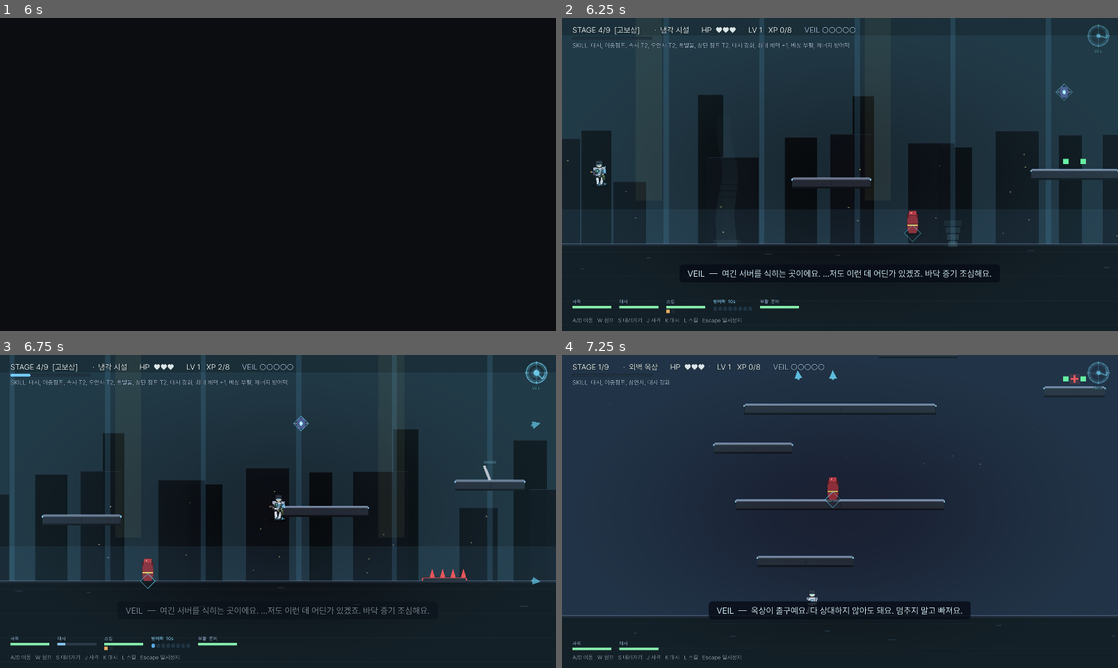
Above: before the commit, frames 1-4 (two rows, left to right).
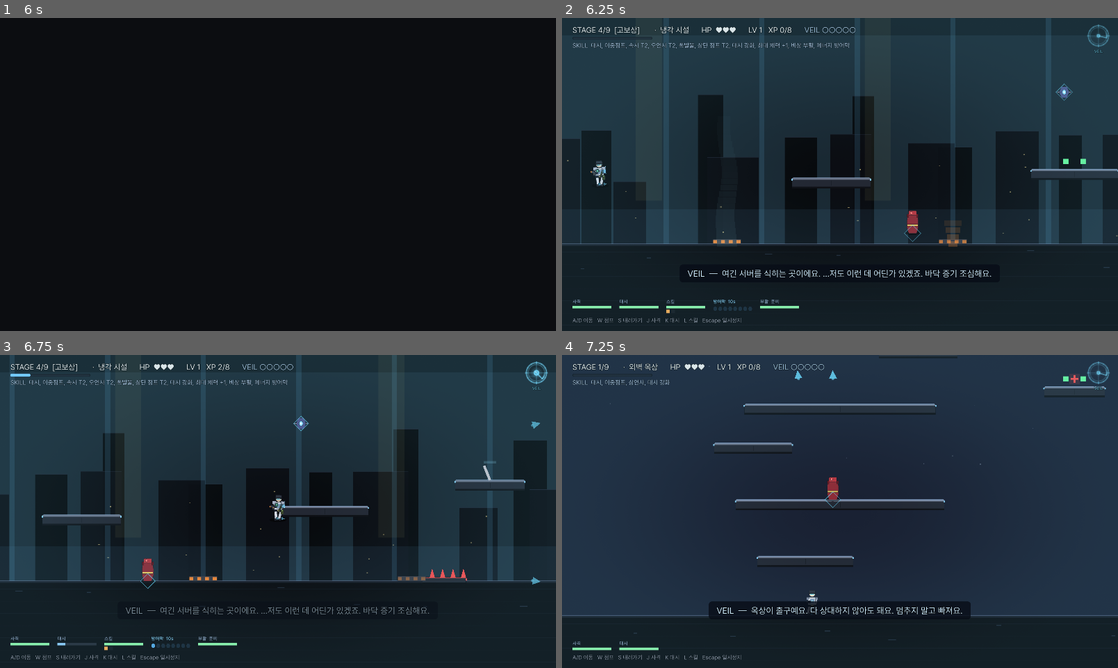
Above: after the commit, the same moments.

Repository: soomin007/EyesOnYou-Full
Game: Godot game, scene res://scenes/ig_shotter.tscn
The game is run twice, just before and just after one commit, with the same random seed, the same clock (stepped at 60 frames per second) and the same inputs. This scene is started directly instead of the project's main scene.
Inputs (mouse positions are in pixels of both pictures, inside the frame that each line leads up to):
- Up to frame 1 (6 s): tap Enter (ui_accept) at 0.5 s; move the mouse to (400, 158) at 0.52 s; hold J (attack) 0.53-1.28 s; hold D (move_right) 0.53-2.03 s; click (400, 158) at 0.67 s; tap W (jump) at 0.77, 1.52, 3.02, 3.77, 4.52 s; move the mouse to (166, 190) at 1.27 s; tap K (dash) at 1.35 s; click (166, 190) at 1.42 s; move the mouse to (333, 105) at 2.02 s; hold A (move_left) 2.03-2.78 s; tap Space at 2.1 s; click (333, 105) at 2.17 s; move the mouse to (250, 237) at 2.77 s; hold D (move_right) 2.78-4.28 s; tap Q at 2.85 s; click (250, 237) at 2.92 s; move the mouse to (444, 221) at 3.52 s; tap E at 3.6 s; click (444, 221) at 3.67 s; move the mouse to (111, 127) at 4.27 s; hold A (move_left) 4.28-5.03 s; tap Z at 4.35 s; click (111, 127) at 4.42 s; move the mouse to (305, 174) at 5.02 s; hold D (move_right) 5.03-5.78 s; tap X at 5.1 s; click (305, 174) at 5.17 s; move the mouse to (194, 96) at 5.77 s; hold A (move_left) from 5.78 s (still down); tap C at 5.85 s; click (194, 96) at 5.92 s
- Up to frame 2 (6.25 s): keep holding A (move_left); tap W (jump) at 6.02 s
- Up to frame 3 (6.75 s): keep holding A (move_left); move the mouse to (400, 495) at 6.52 s; tap Shift at 6.6 s; click (400, 495) at 6.67 s
- Up to frame 4 (7.25 s): keep holding A (move_left); tap W (jump) at 6.77 s

Frame 1 is identical in both runs. In frame 2, 0.2% of the frame differs, in the area x 27-73%, y 69-74%; in frame 3, 0.1%; in frame 4, nothing differs.

Commit message:
feat(ui): 골=출구 텔레그래프 + 증기 분출구 위험 가독성 (데모 피드백 T1-2·T1-7)
- 골(POSITION): 노란 박스에 외곽선(Line2D) + "▼ 출구" 점멸 라벨. 피드백 "노란 네모가 끝인지 모름,
  배경 장식 같음" 대응. ARENA/SEQUENCE 골은 해당 없음.
- SteamVent: ① 상시 지면 노즐+호박 위험 줄무늬(쿨다운 중에도 위치 보임 — 피드백 "위치 모르고 진입해
  맞음") ② 텔레그래프를 시안 김→경고색(주황)으로(임박 위험 신호) ③ 분출 베이스 경고색 핫코어.
  피해 판정 로직 불변(시각만). 피드백 "바람 올라오는 거 기류인 줄 알고 쳐맞음".
- 검증(창모드): 골 외곽선+출구 라벨 렌더 / 증기 노즐 상시 표시 확인.

Co-Authored-By: Claude Opus 4.8 (1M context) <noreply@anthropic.com>
Claude-Session: https://claude.ai/code/session_01NxYMmJ9qNBBZzv2pU3cHN8

Diff:
--- a/scripts/Stage.gd
+++ b/scripts/Stage.gd
@@ -3233,6 +3233,31 @@
 	beam.position = Vector2(-90.0, -300.0)
 	beam.size = Vector2(180.0, 600.0)
 	goal.add_child(beam)
+	# 박스 외곽선 — "배경 장식"이 아니라 *문/출구*로 읽히게(피드백: 노란 네모가 끝인지 모름).
+	var border := Line2D.new()
+	border.points = PackedVector2Array([
+		Vector2(-30.0, -100.0), Vector2(30.0, -100.0), Vector2(30.0, 100.0), Vector2(-30.0, 100.0),
+	])
+	border.closed = true
+	border.width = 2.0
+	border.default_color = Color(1.0, 0.9, 0.45, 0.85)
+	goal.add_child(border)
+	# "출구" 라벨 + 점멸 — 글자로 명시(시선 유도).
+	var exit_lbl := Label.new()
+	exit_lbl.text = "▼ 출구"
+	exit_lbl.add_theme_font_size_override("font_size", 20)
+	exit_lbl.add_theme_color_override("font_color", Color(1.0, 0.92, 0.5))
+	exit_lbl.add_theme_color_override("font_outline_color", Color(0.0, 0.0, 0.0, 0.85))
+	exit_lbl.add_theme_constant_override("outline_size", 5)
+	exit_lbl.horizontal_alignment = HORIZONTAL_ALIGNMENT_CENTER
+	exit_lbl.position = Vector2(-60.0, -150.0)
+	exit_lbl.size = Vector2(120.0, 26.0)
+	exit_lbl.mouse_filter = Control.MOUSE_FILTER_IGNORE
+	goal.add_child(exit_lbl)
+	var pulse := exit_lbl.create_tween()
+	pulse.set_loops()
+	pulse.tween_property(exit_lbl, "modulate:a", 0.55, 0.8)
+	pulse.tween_property(exit_lbl, "modulate:a", 1.0, 0.8)
 	goal.body_entered.connect(_on_goal_reached)
 
 func _on_goal_reached(body: Node) -> void:
--- a/scripts/SteamVent.gd
+++ b/scripts/SteamVent.gd
@@ -12,6 +12,7 @@
 
 const WIDTH: float = 64.0
 const COL: Color = Color(0.62, 0.92, 1.0)   # 냉각 시안-화이트 증기
+const WARN: Color = Color(1.0, 0.55, 0.2)   # 위험 경고색(호박/주황) — "기류"가 아니라 "해로움"으로 읽히게
 
 @export var height: float = 260.0
 @export var phase: float = 0.0   # 0~1 사이클 위상 오프셋 (분출구 엇갈림)
@@ -50,16 +51,38 @@
 				SfxPlayer.play_at("spike_hit", global_position)
 			return
 
+# 상시 지면 노즐 + 호박 위험 줄무늬 — 분출 안 할 때도 "여기 해저드"를 항상 보이게(피드백: 위치 모르고
+# 진입해 맞음). 분출 임박/중엔 줄무늬가 밝아진다.
+func _draw_base_marker(ct: float) -> void:
+	var hot: float = 0.0
+	if ct < TELEGRAPH:
+		hot = 0.4 + 0.6 * (ct / TELEGRAPH)
+	elif ct < TELEGRAPH + BURST:
+		hot = 1.0
+	# 노즐 본체(금속)
+	draw_rect(Rect2(-WIDTH * 0.5, -11.0, WIDTH, 11.0), Color(0.22, 0.23, 0.27))
+	# 호박/검정 위험 줄무늬(항상 보이되 임박 시 밝게)
+	var stripe_a: float = 0.4 + 0.5 * hot
+	var sw: float = 9.0
+	var x: float = -WIDTH * 0.5
+	var idx: int = 0
+	while x < WIDTH * 0.5 - 0.5:
+		if idx % 2 == 0:
+			draw_rect(Rect2(x, -9.0, sw, 7.0), Color(WARN.r, WARN.g, WARN.b, stripe_a))
+		x += sw
+		idx += 1
+
 func _draw() -> void:
 	var ct: float = fmod(_t, PERIOD)
+	_draw_base_marker(ct)
 	if ct < TELEGRAPH:
-		# 텔레그래프 — 바닥에서 옅은 김이 점점 또렷해진다(곧 분출 경고).
+		# 텔레그래프 — 경고색(주황)으로 곧 분출을 알린다. 시안 김이 아니라 *위험* 신호.
 		var warn: float = ct / TELEGRAPH
 		for i in 4:
 			var yy: float = -float(i) * 16.0 - 6.0
 			var w: float = WIDTH * (0.32 + 0.1 * float(i))
-			var a: float = (0.10 + 0.20 * warn) * (1.0 - float(i) * 0.2)
-			draw_rect(Rect2(-w * 0.5, yy, w, 12.0), COL * Color(1.0, 1.0, 1.0, a))
+			var a: float = (0.16 + 0.34 * warn) * (1.0 - float(i) * 0.2)
+			draw_rect(Rect2(-w * 0.5, yy, w, 12.0), Color(WARN.r, WARN.g, WARN.b, a))
 		return
 	if ct < TELEGRAPH + BURST:
 		# 분출 — 수직 증기 기둥. 위로 갈수록 옅게, 좌우로 흔들린다.
@@ -73,5 +96,6 @@
 			var w: float = WIDTH * (1.0 - 0.4 * f) * (0.7 + 0.3 * intensity)
 			var a: float = (0.5 * (1.0 - f) + 0.15) * intensity
 			draw_rect(Rect2(-w * 0.5 + jitter, yy - 8.0, w, 14.0), COL * Color(1.0, 1.0, 1.0, a))
-		# 노즐 베이스 — 분출구 입구 밝게.
+		# 노즐 베이스 — 분출구 입구 밝게 + 경고색 핫코어(해로움 신호).
 		draw_rect(Rect2(-WIDTH * 0.5, -10.0, WIDTH, 10.0), COL * Color(1.0, 1.0, 1.0, 0.5 * intensity))
+		draw_rect(Rect2(-WIDTH * 0.42, -7.0, WIDTH * 0.84, 6.0), Color(WARN.r, WARN.g, WARN.b, 0.55 * intensity))
